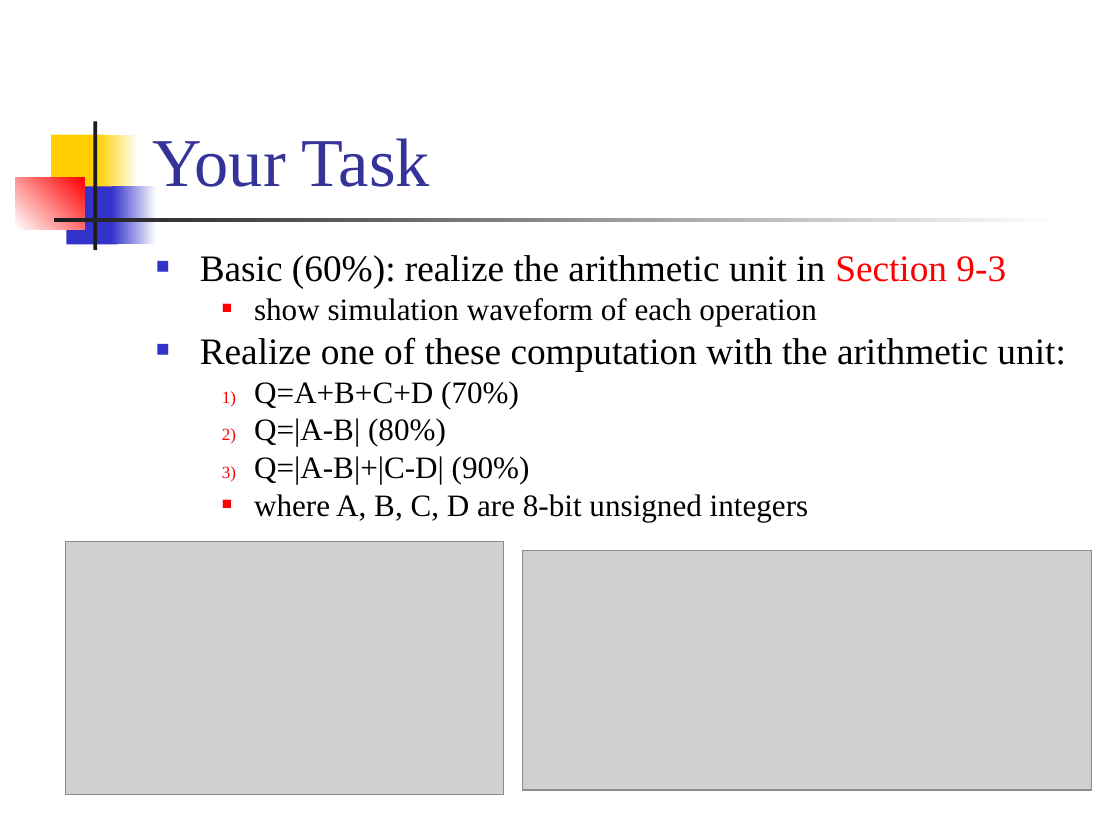
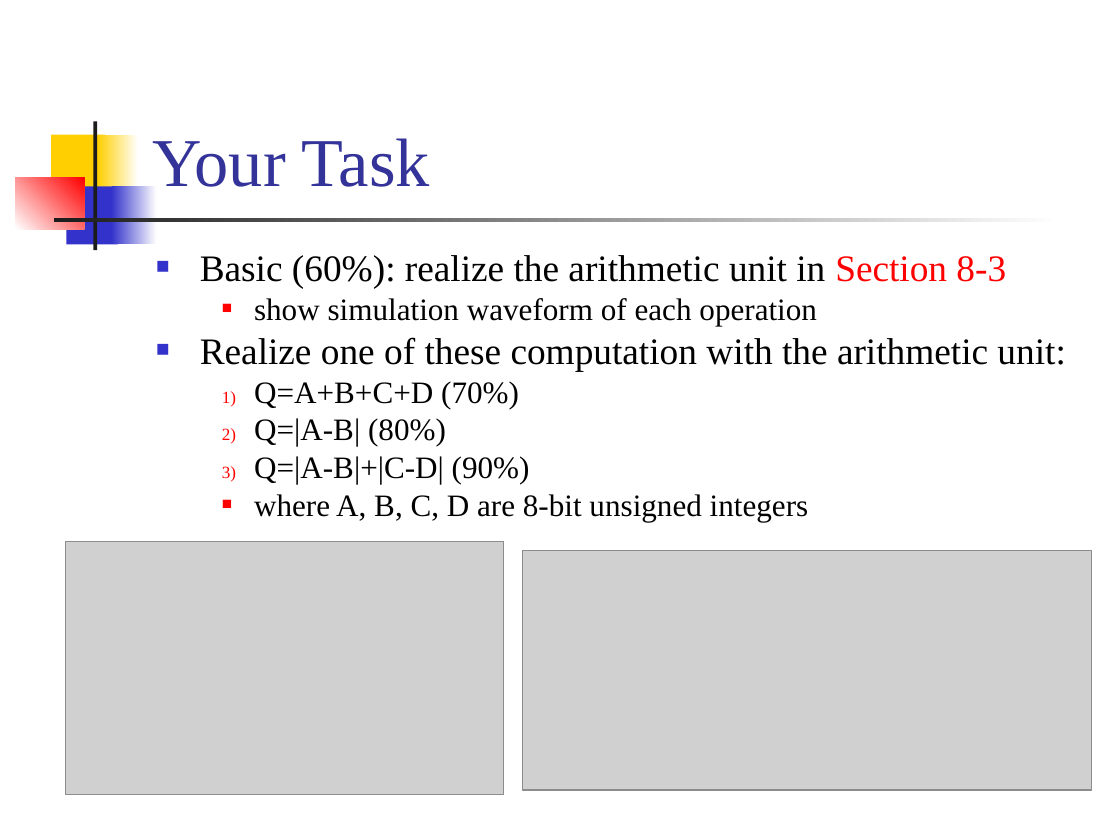
Before and after one commit to CGUSystemCourses/ComputerOrg-2016, a slide deck: slide 2 of Lectures/lec08-alu/lab08a-arithmetic_unit.ppt. Drawn at 1120x840 pixels with LibreOffice and Linux fonts; fonts in the diff are those of the drawing; grey boxes stand for pictures. Boxes give left, top, right and bottom in pixels: in the first picture for what was removed or moved away, otherwise in the second. Text is boxed around its words. In the diff, an @@ line names an element or a change of style, - is before the commit and + after.

```diff
--- a/Lectures/lec08-alu/lab08a-arithmetic_unit.ppt
+++ b/Lectures/lec08-alu/lab08a-arithmetic_unit.ppt
@@ text at [200,255,1006,288]: text changed @@
-■ Basic (60%): realize the arithmetic unit in Section 9-3
+■ Basic (60%): realize the arithmetic unit in Section 8-3
```
Also in this commit, not shown: 6 other files.
